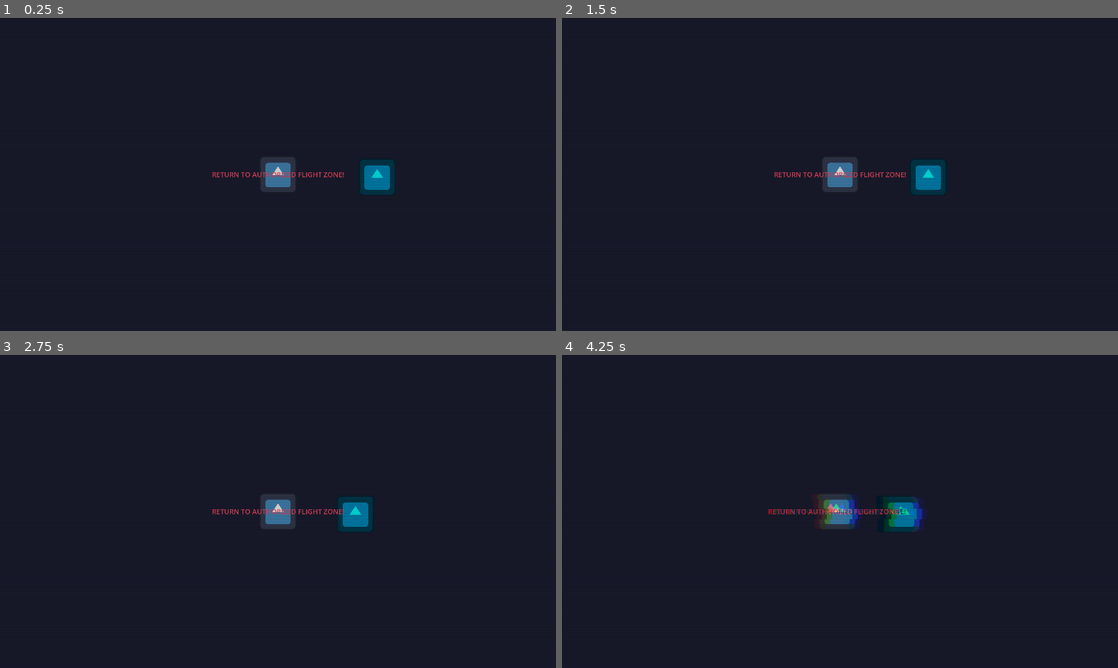
Above: before the commit, frames 1-4 (two rows, left to right).
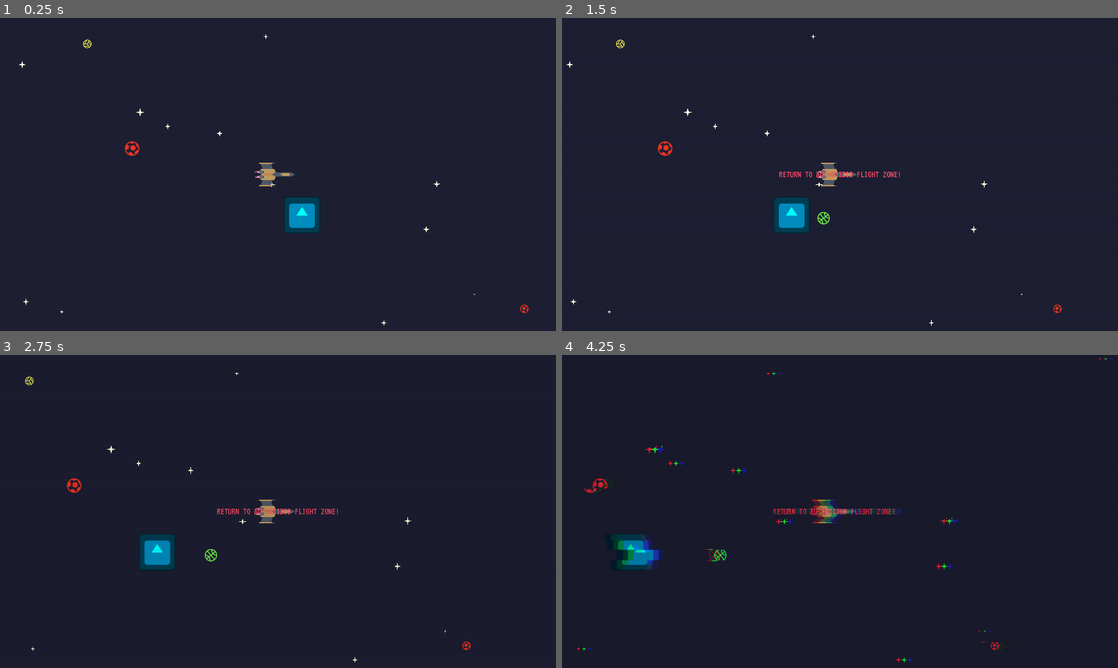
Above: after the commit, the same moments.

Repository: antax02/Ludum-Dare-58
Game: Godot game, scene res://scenes/world.tscn
Same seed, same stepped clock (60 frames per second), same inputs: the game is played once before the commit and once after it. The engine's default icon, where the game draws it, is replaced by a stand-in: a white triangle on a blue panel in a dark square.
Inputs:
- Up to frame 1 (0.25 s): no input
- Up to frame 2 (1.5 s): no input
- Up to frame 3 (2.75 s): no input
- Up to frame 4 (4.25 s): no input

The runs differ from the first frame. In frame 1, 2.3% of the frame differs, in the area x 3-96%, y 5-99%; in frame 2, 2.5%; in frame 3, 2.4%; in frame 4, 2.7%, in the area x 2-100%, y 0-99%.

Commit message:
Add environment system and assets
Introduces new environment scenes, scripts, and assets including planets, stars, and fonts. Refactors world and player scenes to integrate the environment, adds out-of-bounds effect, and updates player movement speed. Removes unused window mode setting from project.godot.

Diff:
--- /dev/null
+++ b/assets/planet_01.svg
@@ -0,0 +1 @@
+<svg xmlns="http://www.w3.org/2000/svg" height="48px" viewBox="0 -960 960 960" width="48px" fill="#FFFF55"><path d="M806-579q-29-97-108.5-163.5T510-819v69l296 171ZM297-412l153-90v-317q-41 5-79.5 17T297-767v355Zm-126 75 66-39v-343q-47 48-72 110.5T140-480q0 39 8 73.5t23 69.5Zm153 160 313-181-157-92-280 165q24 33 55.5 61.5T324-177Zm156 37q86 0 159-38.5T760-285l-65-38-297 173q20 5 41 7.5t41 2.5Zm309-198q18-38 25-77t6-83L510-679v177l279 164ZM480-480Zm0 400q-83 0-156-31.5T197-197q-54-54-85.5-127T80-480q0-83 31.5-156T197-763q54-54 127-85.5T480-880q83 0 156 31.5T763-763q54 54 85.5 127T880-480q0 83-31.5 156T763-197q-54 54-127 85.5T480-80Z"/></svg>
--- /dev/null
+++ b/assets/planet_02.svg
@@ -0,0 +1 @@
+<svg xmlns="http://www.w3.org/2000/svg" height="48px" viewBox="0 -960 960 960" width="48px" fill="#EA3323"><path d="m409-147 16-58q5-14 14-24t23-11l133-10q15-1 26.5 6t16.5 20l13 39q42-26 75.5-59.5T781-321l-10-8q-13-8-18-20t-3-25l30-132q2-14 12.5-21.5T816-536q-5-26-13.5-52T781-640q-8 6-18 6t-20-7l-112-66q-11-7-16-19.5t-3-26.5l9-36q-33-16-68.5-23.5T480-820q-16 0-31 .5t-31 2.5l34 72q6 13 2 27t-16 24l-99 88q-12 7-26 8.5t-27-6.5l-95-56q-26 41-38.5 86.5T140-480q0 18 4 54l94-9q14-2 26.5 5.5T283-408l48 123q6 13 3.5 25T321-238l-38 36q28 20 59.5 33.5T409-147Zm79-183q-15 1-26.5-6T444-356l-60-133q-5-13-.5-26t16.5-21l108-95q10-10 24-9.5t27 7.5l118 71q12 7 17 19.5t2 26.5l-30 140q-4 12-14.5 21T630-345l-142 15Zm-8 250q-83 0-156-31.5T197-197q-54-54-85.5-127T80-480q0-83 31.5-156T197-763q54-54 127-85.5T480-880q83 0 156 31.5T763-763q54 54 85.5 127T880-480q0 83-31.5 156T763-197q-54 54-127 85.5T480-80Z"/></svg>
--- /dev/null
+++ b/assets/planet_03.svg
@@ -0,0 +1 @@
+<svg xmlns="http://www.w3.org/2000/svg" height="48px" viewBox="0 -960 960 960" width="48px" fill="#EA33F7"><path d="M215-264q51-37 79-95t28-121q0-63-28-121.5T215-697q-38 46-56.5 101.5T140-480q0 60 18.5 115T215-264Zm265 124q62 0 118.5-19.5T703-220q-59-48-91.5-116.5T579-480q0-75 32.5-144T703-741q-48-40-104.5-59.5T480-820q-62 0-118.5 19.5T257-741q59 48 92 117t33 144q0 75-33 143.5T257-220q48 41 104.5 60.5T480-140Zm266-124q38-46 56-101t18-115q0-60-18-115.5T746-697q-51 37-79 95.5T639-480q0 63 28 121t79 95ZM480-480Zm0 400q-82 0-155-31.5t-127.5-86Q143-252 111.5-325T80-480q0-83 31.5-155.5t86-127Q252-817 325-848.5T480-880q83 0 155.5 31.5t127 86q54.5 54.5 86 127T880-480q0 82-31.5 155t-86 127.5q-54.5 54.5-127 86T480-80Z"/></svg>
--- /dev/null
+++ b/assets/planet_04.svg
@@ -0,0 +1 @@
+<svg xmlns="http://www.w3.org/2000/svg" height="48px" viewBox="0 -960 960 960" width="48px" fill="#75FB4C"><path d="M141-510h137q-7-48-28-90.5T198-674q-23 35-39 76t-18 88Zm541 0h137q-2-47-18-88t-39-76q-34 34-53.5 75T682-510ZM198-287q34-34 53.5-74.5T278-450H141q2 47 18 87.5t39 75.5Zm564 0q23-35 39-75.5t18-87.5H682q7 48 26.5 88.5T762-287ZM339-510h111v-309q-62 7-115.5 32T238-720q41 41 67 95t34 115Zm171 0h111q8-61 34.5-115t67.5-95q-43-42-97-67t-116-32v309Zm-60 369v-309H339q-8 61-34 114.5T238-241q43 42 94 67.5T450-141Zm60 0q67-7 118.5-32.5T723-241q-41-41-67.5-94.5T621-450H510v309Zm-30-334Zm0 395q-83 0-156-31.5T197-197q-54-54-85.5-127T80-480q0-83 31.5-156T197-763q54-54 127-85.5T480-880q83 0 156 31.5T763-763q54 54 85.5 127T880-480q0 83-31.5 156T763-197q-54 54-127 85.5T480-80Z"/></svg>
--- a/project.godot
+++ b/project.godot
@@ -19,7 +19,6 @@
 
 window/size/viewport_width=1920
 window/size/viewport_height=1080
-window/size/mode=3
 window/stretch/mode="viewport"
 
 [global_group]
--- /dev/null
+++ b/scenes/enviorment/enviorment.tscn
@@ -0,0 +1,78 @@
+[gd_scene load_steps=10 format=3 uid="uid://dp0fvfymjk8d1"]
+
+[ext_resource type="Script" uid="uid://cwed5fxph00mp" path="res://scripts/enviorment.gd" id="1_fmwxt"]
+[ext_resource type="Shader" uid="uid://du8bc8n2isnsd" path="res://resources/glitch_crt.gdshader" id="2_yjxbp"]
+[ext_resource type="PackedScene" uid="uid://bgnv5cfrcvbxm" path="res://scenes/enviorment/star_01.tscn" id="3_e3d6q"]
+[ext_resource type="PackedScene" uid="uid://b4dyt7kb4t4g2" path="res://scenes/enviorment/planet_01.tscn" id="4_3fr31"]
+[ext_resource type="PackedScene" uid="uid://80p3mosi1y6q" path="res://scenes/enviorment/planet_02.tscn" id="5_45ryj"]
+[ext_resource type="PackedScene" uid="uid://cq61c6hjwqy1" path="res://scenes/enviorment/planet_03.tscn" id="6_mvhhs"]
+[ext_resource type="FontFile" uid="uid://0ajvaa5ea8n6" path="res://assets/fonts/VT323-Regular.ttf" id="7_mvhhs"]
+[ext_resource type="PackedScene" uid="uid://vkew0f6jy525" path="res://scenes/enviorment/planet_04.tscn" id="7_p4wd1"]
+
+[sub_resource type="ShaderMaterial" id="ShaderMaterial_k0juu"]
+shader = ExtResource("2_yjxbp")
+shader_parameter/scanline_count = 200.0000095
+shader_parameter/scanline_strength = 0.400000019
+shader_parameter/scanline_speed = 0.1
+shader_parameter/shake_power = 0.03
+shader_parameter/shake_rate = 0.350000016625
+shader_parameter/shake_speed = 5.0
+shader_parameter/shake_block_size = 30.5
+shader_parameter/shake_color_rate = 0.01
+
+[node name="Enviorment" type="Node2D"]
+z_index = -1
+script = ExtResource("1_fmwxt")
+stars = Array[PackedScene]([ExtResource("3_e3d6q")])
+far_objects = Array[PackedScene]([ExtResource("4_3fr31"), ExtResource("5_45ryj")])
+near_objects = Array[PackedScene]([ExtResource("6_mvhhs"), ExtResource("7_p4wd1")])
+
+[node name="OutOfBoundsEffect" type="CanvasLayer" parent="."]
+visible = false
+
+[node name="Label" type="Label" parent="OutOfBoundsEffect"]
+anchors_preset = 8
+anchor_left = 0.5
+anchor_top = 0.5
+anchor_right = 0.5
+anchor_bottom = 0.5
+offset_left = -228.5
+offset_top = -17.0
+offset_right = 228.5
+offset_bottom = 17.0
+grow_horizontal = 2
+grow_vertical = 2
+theme_override_colors/font_color = Color(1, 0.29803923, 0.4117647, 1)
+theme_override_fonts/font = ExtResource("7_mvhhs")
+theme_override_font_sizes/font_size = 32
+text = "RETURN TO AUTHORIZED FLIGHT ZONE!"
+horizontal_alignment = 1
+
+[node name="EffectRect" type="ColorRect" parent="OutOfBoundsEffect"]
+material = SubResource("ShaderMaterial_k0juu")
+anchors_preset = 15
+anchor_right = 1.0
+anchor_bottom = 1.0
+grow_horizontal = 2
+grow_vertical = 2
+size_flags_horizontal = 4
+mouse_filter = 2
+
+[node name="Background" type="Node2D" parent="."]
+
+[node name="Stars" type="Parallax2D" parent="Background"]
+scroll_scale = Vector2(0.2, 0.2)
+
+[node name="FarObjects" type="Parallax2D" parent="Background"]
+scroll_scale = Vector2(0.4, 0.4)
+
+[node name="NearObjects" type="Parallax2D" parent="Background"]
+scroll_scale = Vector2(0.7, 0.7)
+
+[node name="PlayableArea" type="Area2D" parent="."]
+
+[node name="CollisionPolygon2D" type="CollisionPolygon2D" parent="PlayableArea"]
+polygon = PackedVector2Array(-237, -86, 1, -159, 203, -129, 209, 211, -13, 240, -241, 126, -218, 42)
+
+[connection signal="body_entered" from="PlayableArea" to="." method="_on_playable_area_body_entered"]
+[connection signal="body_exited" from="PlayableArea" to="." method="_on_playable_area_body_exited"]
--- /dev/null
+++ b/scenes/enviorment/planet_01.tscn
@@ -0,0 +1,6 @@
+[gd_scene load_steps=2 format=3 uid="uid://b4dyt7kb4t4g2"]
+
+[ext_resource type="Texture2D" uid="uid://damvxo1cksni8" path="res://assets/planet_01.svg" id="1_2v64n"]
+
+[node name="planet_01" type="Sprite2D"]
+texture = ExtResource("1_2v64n")
--- /dev/null
+++ b/scenes/enviorment/planet_02.tscn
@@ -0,0 +1,6 @@
+[gd_scene load_steps=2 format=3 uid="uid://80p3mosi1y6q"]
+
+[ext_resource type="Texture2D" uid="uid://bupi6i4tox1nc" path="res://assets/planet_02.svg" id="1_n6kod"]
+
+[node name="Planet02" type="Sprite2D"]
+texture = ExtResource("1_n6kod")
--- /dev/null
+++ b/scenes/enviorment/planet_03.tscn
@@ -0,0 +1,7 @@
+[gd_scene load_steps=2 format=3 uid="uid://cq61c6hjwqy1"]
+
+[ext_resource type="Texture2D" uid="uid://be3pjwapleq53" path="res://assets/planet_03.svg" id="1_ogfku"]
+
+[node name="Planet03" type="Sprite2D"]
+scale = Vector2(2, 2)
+texture = ExtResource("1_ogfku")
--- /dev/null
+++ b/scenes/enviorment/planet_04.tscn
@@ -0,0 +1,7 @@
+[gd_scene load_steps=2 format=3 uid="uid://vkew0f6jy525"]
+
+[ext_resource type="Texture2D" uid="uid://d4b3vhb4r2xst" path="res://assets/planet_04.svg" id="1_bswxe"]
+
+[node name="Planet04" type="Sprite2D"]
+scale = Vector2(2, 2)
+texture = ExtResource("1_bswxe")
--- /dev/null
+++ b/scenes/enviorment/star_01.tscn
@@ -0,0 +1,8 @@
+[gd_scene format=3 uid="uid://bgnv5cfrcvbxm"]
+
+[node name="Star01" type="Node2D"]
+
+[node name="Polygon2D" type="Polygon2D" parent="."]
+scale = Vector2(0.2, 0.2)
+color = Color(1, 1, 0.8784314, 1)
+polygon = PackedVector2Array(0, -50, -10, -10, -50, 0, -10, 10, 0, 50, 10, 10, 50, 0, 10, -10)
--- a/scenes/player.tscn
+++ b/scenes/player.tscn
@@ -10,9 +10,99 @@
 script = ExtResource("1_g2els")
 
 [node name="CollisionShape2D" type="CollisionShape2D" parent="."]
+visible = false
 shape = SubResource("RectangleShape2D_g2els")
 
 [node name="Sprite2D" type="Sprite2D" parent="."]
+visible = false
 texture = ExtResource("1_3vyb7")
 
 [node name="Camera2D" type="Camera2D" parent="."]
+
+[node name="Body" type="Node2D" parent="."]
+rotation = 1.5707964
+
+[node name="Nose" type="Polygon2D" parent="Body"]
+color = Color(0.30656496, 0.3482002, 0.40443677, 1)
+polygon = PackedVector2Array(0, -59, -8, -43, -8, 8, 0, 20, 8, 8, 8, -44)
+
+[node name="Cockpit" type="Polygon2D" parent="Body/Nose"]
+position = Vector2(0, -13)
+color = Color(0.752319, 0.60286826, 0.3741441, 1)
+polygon = PackedVector2Array(0, -30, -5, -22, -5, -3, 0, 5, 5, -3, 5, -22)
+
+[node name="Body" type="Polygon2D" parent="Body"]
+color = Color(0.7490196, 0.6, 0.37254903, 1)
+polygon = PackedVector2Array(-8, 8, -20, 14, -20, 58, -17, 61, -14, 58, 0, 58, 14, 58, 17, 61, 20, 58, 20, 14, 8, 8, 0, 20)
+
+[node name="BodyAccent" type="Polygon2D" parent="Body/Body"]
+color = Color(0.7401768, 0.53881353, 0.33619666, 1)
+polygon = PackedVector2Array(-6, 11, -5, 43, 0, 52, 5, 43, 6, 11, 0, 20)
+
+[node name="LeftEngine" type="Polygon2D" parent="Body"]
+color = Color(0.30588236, 0.34509805, 0.40392157, 1)
+polygon = PackedVector2Array(-14, 54, -11, 48, -6, 48, -3, 54)
+
+[node name="LeftExhaust" type="Polygon2D" parent="Body/LeftEngine"]
+color = Color(0.7420294, 0.4182081, 0.5230039, 1)
+polygon = PackedVector2Array(-13, 66, -12, 73, -11, 72, -10, 80, -9, 79, -8, 82, -7, 80, -6, 70, -5, 71, -4, 66)
+
+[node name="LeftExhaustAccent" type="Polygon2D" parent="Body/LeftEngine/LeftExhaust"]
+color = Color(0.8666631, 0.60651547, 0.6834131, 1)
+polygon = PackedVector2Array(-11, 66, -10, 72, -9, 71, -8, 74, -7, 72, -7, 68, -6, 69, -5, 66)
+
+[node name="LeftEngineNozzle" type="Polygon2D" parent="Body/LeftEngine"]
+color = Color(0.37897637, 0.4236128, 0.4905643, 1)
+polygon = PackedVector2Array(-14, 54, -14, 66, -3, 66, -3, 54)
+
+[node name="RightEngine" type="Polygon2D" parent="Body"]
+position = Vector2(17, 0)
+color = Color(0.30588236, 0.34509805, 0.40392157, 1)
+polygon = PackedVector2Array(-14, 54, -11, 48, -6, 48, -3, 54)
+
+[node name="RightExhaust" type="Polygon2D" parent="Body/RightEngine"]
+color = Color(0.7411765, 0.41568628, 0.52156866, 1)
+polygon = PackedVector2Array(-13, 66, -12, 72, -11, 71, -10, 78, -9, 77, -8, 82, -7, 77, -6, 78, -6, 72, -5, 74, -4, 66)
+
+[node name="RightExhaustAccent" type="Polygon2D" parent="Body/RightEngine/RightExhaust"]
+color = Color(0.8666631, 0.60651547, 0.6834131, 1)
+polygon = PackedVector2Array(-11, 66, -11, 69, -10, 68, -9, 72, -8, 74, -7, 72, -7, 70, -6, 71, -5, 66)
+
+[node name="RightEngineNozzle" type="Polygon2D" parent="Body/RightEngine"]
+color = Color(0.3764706, 0.42352942, 0.49019608, 1)
+polygon = PackedVector2Array(-14, 54, -14, 66, -3, 66, -3, 54)
+
+[node name="RightWing" type="Polygon2D" parent="Body"]
+color = Color(0.30588236, 0.34509805, 0.40392157, 1)
+polygon = PackedVector2Array(20, 18, 36, 24, 36, 59, 20, 53)
+
+[node name="RightBlaster" type="Polygon2D" parent="Body/RightWing"]
+color = Color(0.7490196, 0.6, 0.37254903, 1)
+polygon = PackedVector2Array(36, 62, 36, 21, 37, 20, 41, 20, 42, 21, 42, 62, 41, 64, 37, 64)
+
+[node name="RightBlasterBarrel" type="Polygon2D" parent="Body/RightWing/RightBlaster"]
+position = Vector2(0, 5)
+color = Color(0.30588236, 0.34509805, 0.40392157, 1)
+polygon = PackedVector2Array(38, 15, 38, 5, 39, 3, 39, 3, 40, 5, 40, 15)
+
+[node name="RightBlasterAccent" type="Polygon2D" parent="Body/RightWing/RightBlaster"]
+color = Color(0.7372549, 0.5372549, 0.33333334, 1)
+polygon = PackedVector2Array(38, 22, 38, 61, 40, 61, 40, 22)
+
+[node name="LeftWing" type="Polygon2D" parent="Body"]
+scale = Vector2(-1, 1)
+color = Color(0.30588236, 0.34509805, 0.40392157, 1)
+polygon = PackedVector2Array(20, 18, 36, 24, 36, 59, 20, 53)
+
+[node name="LeftBlaster" type="Polygon2D" parent="Body/LeftWing"]
+color = Color(0.7490196, 0.6, 0.37254903, 1)
+polygon = PackedVector2Array(36, 62, 36, 21, 37, 20, 41, 20, 42, 21, 42, 62, 41, 64, 37, 64)
+
+[node name="LeftBlasterBarrel" type="Polygon2D" parent="Body/LeftWing/LeftBlaster"]
+position = Vector2(0, 5)
+color = Color(0.30588236, 0.34509805, 0.40392157, 1)
+polygon = PackedVector2Array(38, 15, 38, 5, 39, 3, 39, 3, 40, 5, 40, 15)
+
+[node name="LeftBlasterAccent" type="Polygon2D" parent="Body/LeftWing/LeftBlaster"]
+color = Color(0.7372549, 0.5372549, 0.33333334, 1)
+polygon = PackedVector2Array(38, 22, 38, 61, 40, 61, 40, 22)
--- a/scenes/world.tscn
+++ b/scenes/world.tscn
@@ -1,60 +1,14 @@
-[gd_scene load_steps=5 format=3 uid="uid://beqeg2bwdnimd"]
+[gd_scene load_steps=4 format=3 uid="uid://beqeg2bwdnimd"]
 
 [ext_resource type="PackedScene" uid="uid://dlukhtdc5xlsr" path="res://scenes/player.tscn" id="1_nnsk1"]
 [ext_resource type="PackedScene" uid="uid://bs8q5ya0qs2po" path="res://scenes/rock.tscn" id="2_rwgxs"]
-[ext_resource type="Shader" uid="uid://du8bc8n2isnsd" path="res://resources/glitch_crt.gdshader" id="3_4wyf3"]
-
-[sub_resource type="ShaderMaterial" id="ShaderMaterial_k0juu"]
-shader = ExtResource("3_4wyf3")
-shader_parameter/scanline_count = 200.0000095
-shader_parameter/scanline_strength = 0.400000019
-shader_parameter/scanline_speed = 0.1
-shader_parameter/shake_power = 0.03
-shader_parameter/shake_rate = 0.2
-shader_parameter/shake_speed = 5.0
-shader_parameter/shake_block_size = 30.5
-shader_parameter/shake_color_rate = 0.01
+[ext_resource type="PackedScene" uid="uid://dp0fvfymjk8d1" path="res://scenes/enviorment/enviorment.tscn" id="3_4wyf3"]
 
 [node name="World" type="Node2D"]
 
 [node name="Player" parent="." instance=ExtResource("1_nnsk1")]
 
 [node name="Rock" parent="." instance=ExtResource("2_rwgxs")]
-position = Vector2(350, 9)
+position = Vector2(133, 140)
 
-[node name="OutOfBoundsEffect" type="CanvasLayer" parent="."]
-
-[node name="Label" type="Label" parent="OutOfBoundsEffect"]
-anchors_preset = 8
-anchor_left = 0.5
-anchor_top = 0.5
-anchor_right = 0.5
-anchor_bottom = 0.5
-offset_left = -228.5
-offset_top = -17.0
-offset_right = 228.5
-offset_bottom = 17.0
-grow_horizontal = 2
-grow_vertical = 2
-theme_override_colors/font_color = Color(1, 0.29803923, 0.4117647, 1)
-theme_override_font_sizes/font_size = 24
-text = "RETURN TO AUTHORIZED FLIGHT ZONE!"
-horizontal_alignment = 1
-
-[node name="GlitchCrt" type="ColorRect" parent="OutOfBoundsEffect"]
-material = SubResource("ShaderMaterial_k0juu")
-anchors_preset = 15
-anchor_right = 1.0
-anchor_bottom = 1.0
-grow_horizontal = 2
-grow_vertical = 2
-size_flags_horizontal = 4
-mouse_filter = 2
-
-[node name="Background" type="Node2D" parent="."]
-
-[node name="Stars" type="Parallax2D" parent="Background"]
-
-[node name="FarObjects" type="Parallax2D" parent="Background"]
-
-[node name="NearObjects" type="Parallax2D" parent="Background"]
+[node name="Enviorment" parent="." instance=ExtResource("3_4wyf3")]
--- /dev/null
+++ b/scripts/enviorment.gd
@@ -0,0 +1,59 @@
+extends Node2D
+
+@onready var out_of_bounds_effect: CanvasLayer = $OutOfBoundsEffect
+@onready var effect_rect: ColorRect = $OutOfBoundsEffect/EffectRect
+
+@onready var stars_parallax: Parallax2D = $Background/Stars
+@onready var far_objects_parallax: Parallax2D = $Background/FarObjects
+@onready var near_objects_parallax: Parallax2D = $Background/NearObjects
+
+@export var stars: Array[PackedScene] = []
+@export var far_objects: Array[PackedScene] = []
+@export var near_objects: Array[PackedScene] = []
+
+@export var star_count: int = 500
+@export var far_objects_count: int = 150
+@export var near_objects_count: int = 50
+
+var inside_bounds: bool = true
+var bounds_exit_position: Vector2
+var outside_bounds_timer: float = 0.0
+var spawn_area: Vector2 = Vector2(10000, 10000)
+
+
+
+
+func _ready() -> void:
+	spawn_objects(stars, star_count, stars_parallax, false)
+	spawn_objects(far_objects, far_objects_count, far_objects_parallax, true)
+	spawn_objects(near_objects, near_objects_count, near_objects_parallax, true)
+
+func _process(delta: float) -> void:
+	if not inside_bounds:
+		outside_bounds_timer += delta
+
+	effect_rect.material.set_shader_parameter("scanline_strength", clamp(outside_bounds_timer / 10, 0, 0.4))
+	effect_rect.material.set_shader_parameter("shake_rate", clamp(outside_bounds_timer / 10, 0, 0.35))
+
+func spawn_objects(objects: Array[PackedScene], object_count: int, parallax_layer: Parallax2D, random_rotation: bool) -> void:
+	for i in range(object_count):
+		var instance = objects[randi_range(0, len(objects) - 1)].instantiate()
+		instance.position = Vector2(randf_range(-spawn_area.x / 2, spawn_area.x / 2), randf_range(-spawn_area.y / 2, spawn_area.y / 2))
+		instance.scale = Vector2.ONE * randf_range(0.4, 1.6)
+		if random_rotation:
+			instance.rotation = randf_range(0, 2 * PI)
+		parallax_layer.add_child(instance)
+		print(instance)
+
+
+func _on_playable_area_body_entered(body: Node2D) -> void:
+	if body.is_in_group("player"):
+		inside_bounds = true
+		out_of_bounds_effect.visible = !inside_bounds
+		outside_bounds_timer = 0.0
+
+func _on_playable_area_body_exited(body: Node2D) -> void:
+	if body.is_in_group("player"):
+		inside_bounds = false
+		out_of_bounds_effect.visible = !inside_bounds
+		bounds_exit_position = body.global_position
--- a/scripts/player.gd
+++ b/scripts/player.gd
@@ -1,7 +1,7 @@
 extends CharacterBody2D
 
 func _ready() -> void:
-	velocity.x = 30
+	velocity.x = 200
 
 func _physics_process(delta: float) -> void:
 
Binary file added: assets/fonts/JetBrainsMono-Regular.ttf
Not shown, added: assets/fonts/JetBrainsMono-Regular.ttf.import
Binary file added: assets/fonts/VT323-Regular.ttf
Not shown, added: assets/fonts/VT323-Regular.ttf.import
Not shown, added: assets/planet_01.svg.import
Not shown, added: assets/planet_02.svg.import
Not shown, added: assets/planet_03.svg.import
Not shown, added: assets/planet_04.svg.import
Not shown, added: scripts/enviorment.gd.uid
